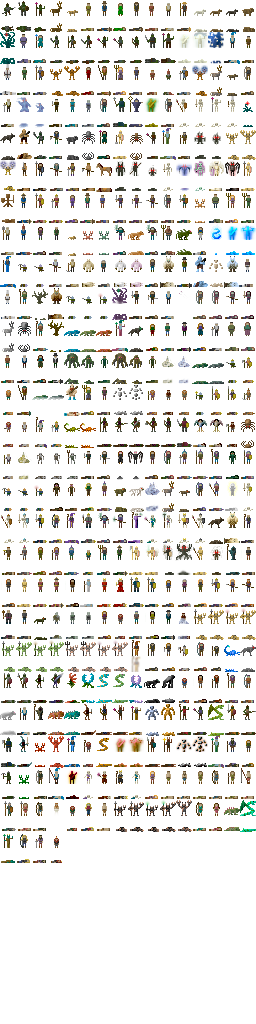
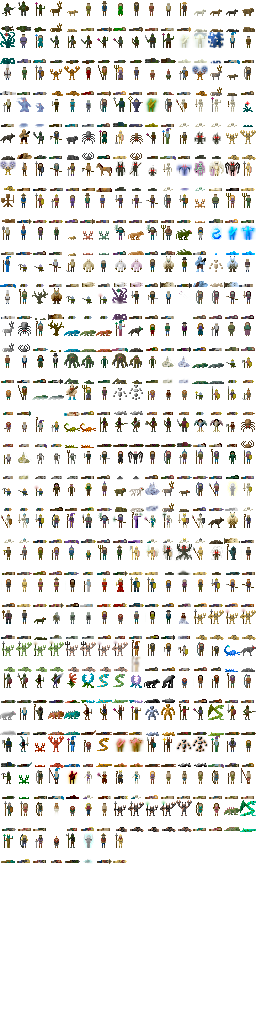
Layered file, before and after one edit (256 x 1024). Changes by layer:
painted on "Background" over [65, 833, 127, 864]
